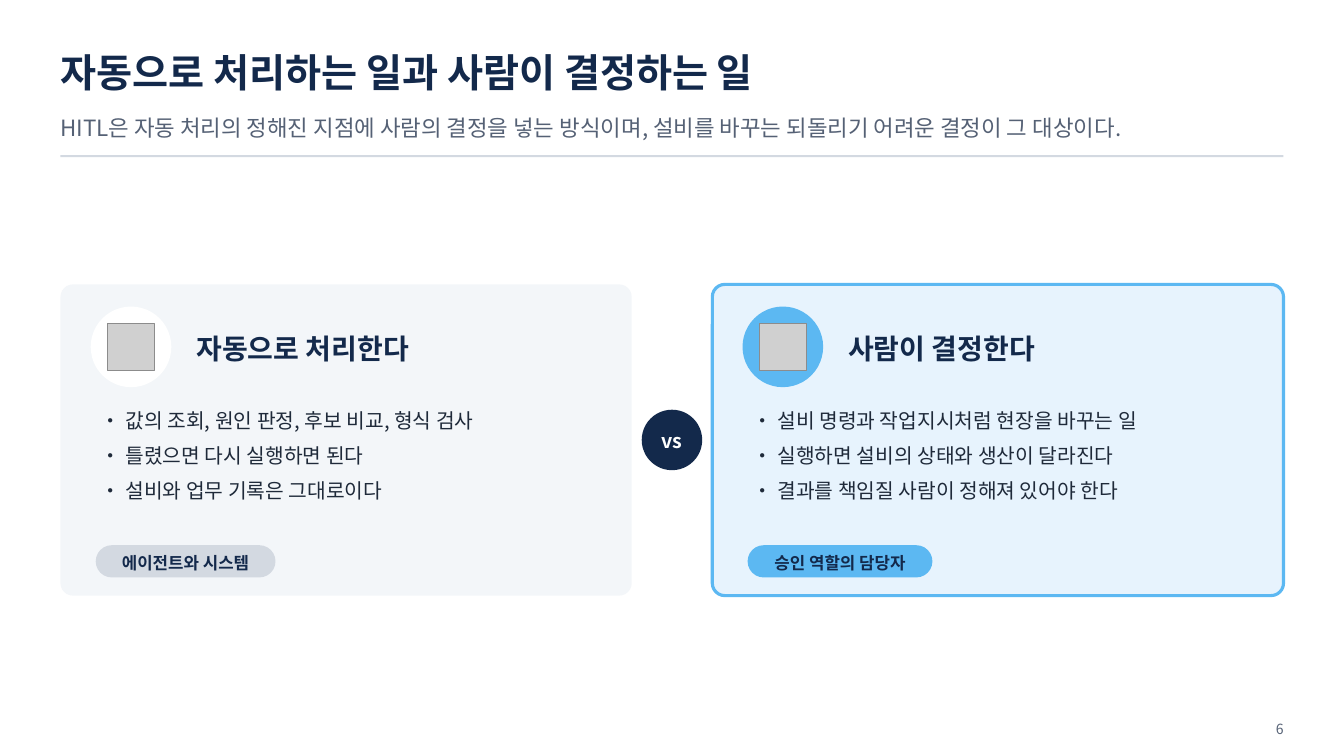
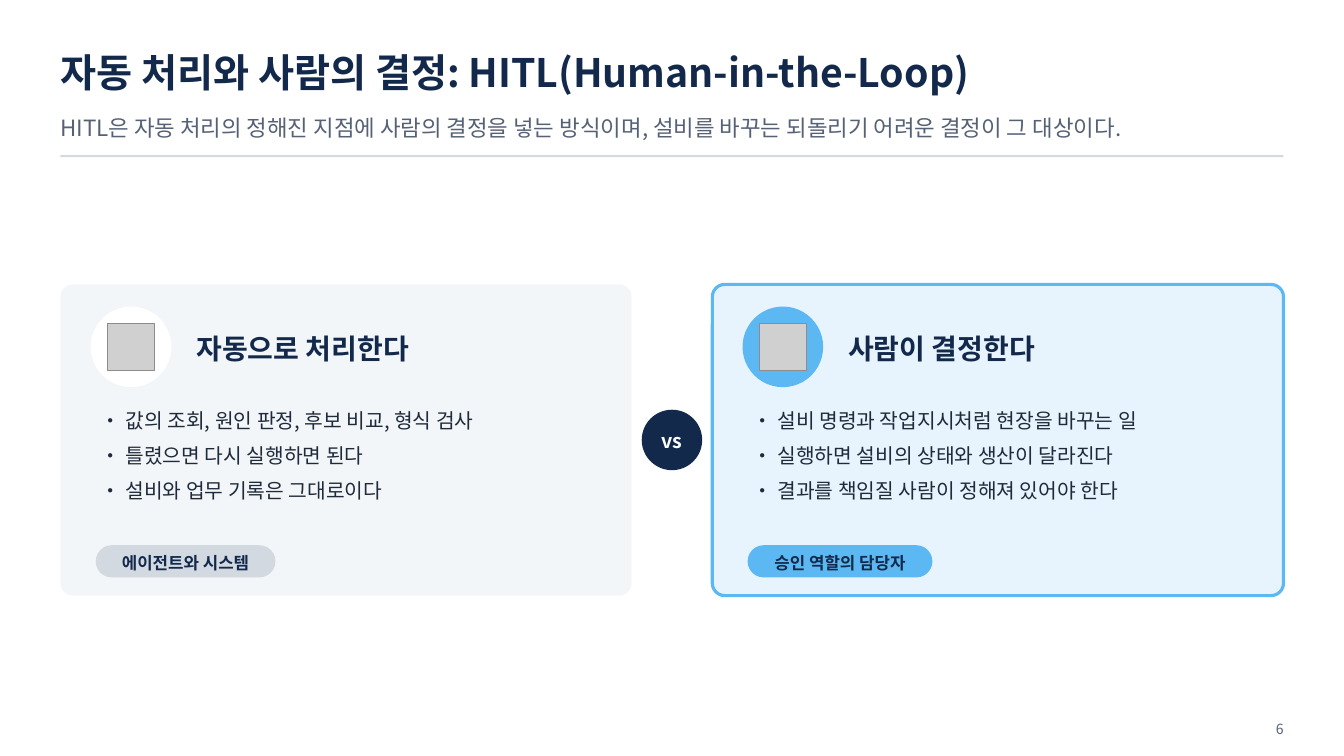
Before and after one commit to uengine-oss/hyd-iot-edu, a slide deck: slide 6 of docs/교재/실전반_오프라인/06회차/실전반_오프라인_06회차.pptx. Drawn at 1344x756 pixels with LibreOffice and Linux fonts; fonts in the diff are those of the drawing; grey boxes stand for pictures. Boxes give left, top, right and bottom in pixels: in the first picture for what was removed or moved away, otherwise in the second. Text is boxed around its words. In the diff, an @@ line names an element or a change of style, - is before the commit and + after.

```diff
--- a/docs/교재/실전반_오프라인/06회차/실전반_오프라인_06회차.pptx
+++ b/docs/교재/실전반_오프라인/06회차/실전반_오프라인_06회차.pptx
@@ text at (60,54,969,96): text changed @@
-자동으로 처리하는 일과 사람이 결정하는 일
+자동 처리와 사람의 결정: HITL(Human-in-the-Loop)
```
Also in this commit, not shown: 2 other slides changed, 31 other files.
